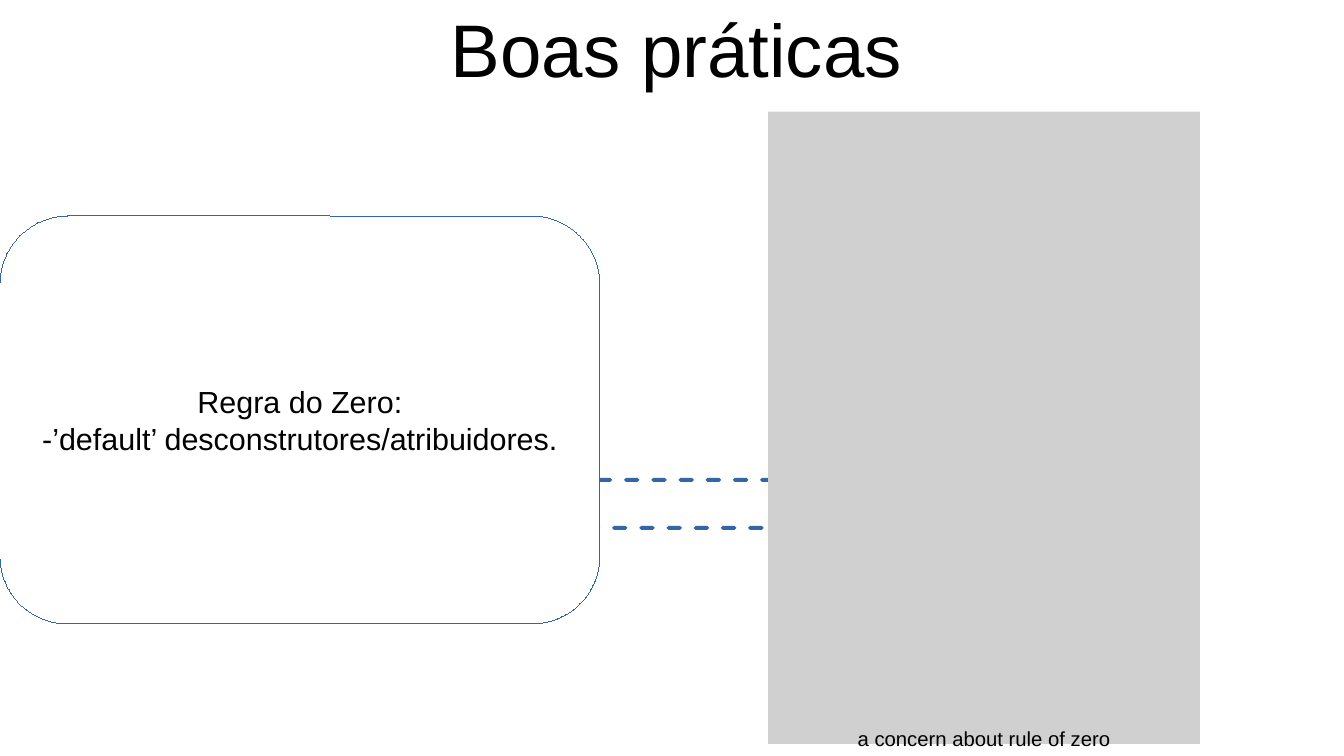
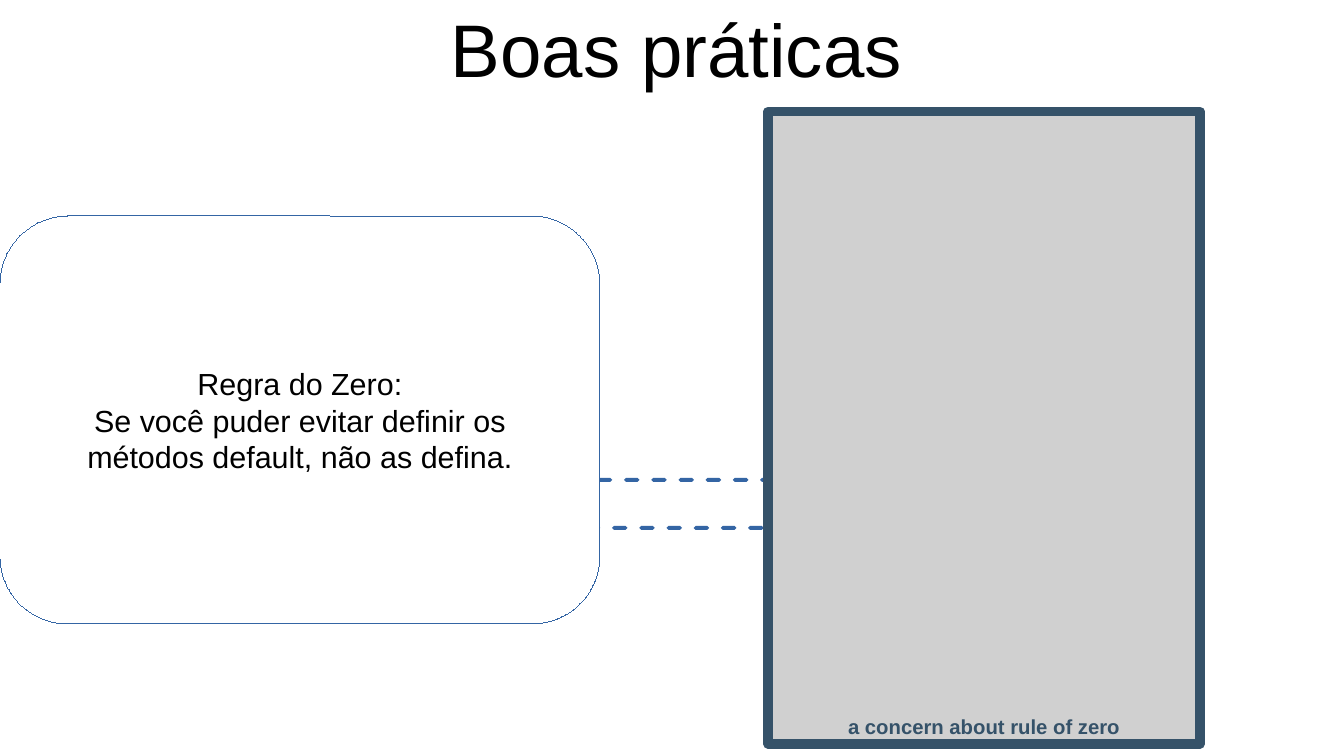
Before and after one commit to FerrazArthur/cpp-concepts-exposure, a slide deck: slide 72 of Apresentacao.odp. Drawn at 1344x756 pixels with LibreOffice and Linux fonts; fonts in the diff are those of the drawing; grey boxes stand for pictures; background and template pictures are left out. Boxes give left, top, right and bottom in pixels: in the first picture for what was removed or moved away, otherwise in the second. Text is boxed around its words. In the diff, an @@ line names an element or a change of style, - is before the commit and + after.

```diff
--- a/Apresentacao.odp
+++ b/Apresentacao.odp
@@ picture "a concern about rule of ..." at [768,112,1200,745]: text colour #000000 to #355269, bold on @@
@@ text in rounded rectangle at [87,409,512,472]: text changed @@
--’default’ desconstrutores/atribuidores.
+Se você puder evitar definir os métodos default, não as defina.
```
Also in this commit, not shown: 2 other slides changed, 2 slides added, 1 other file.
